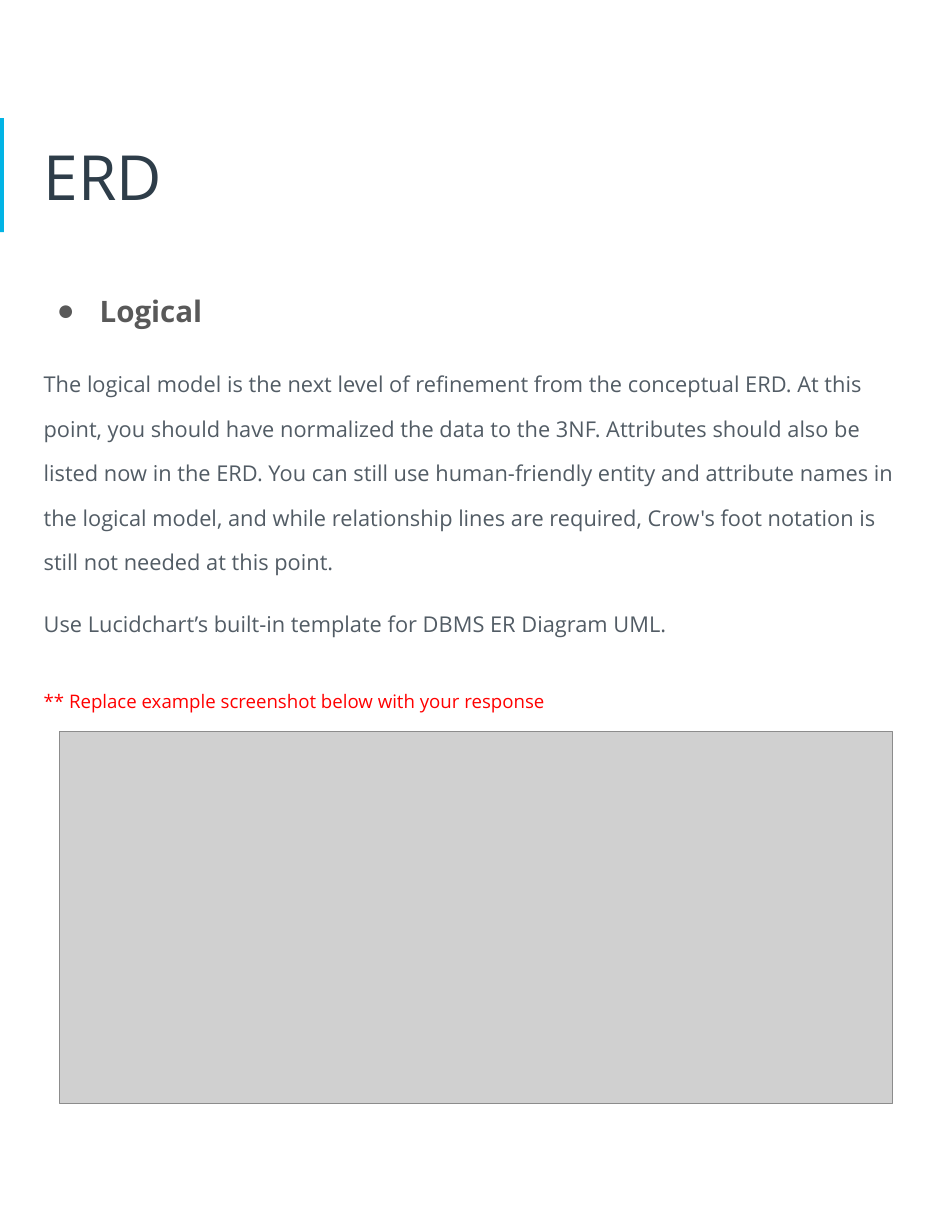
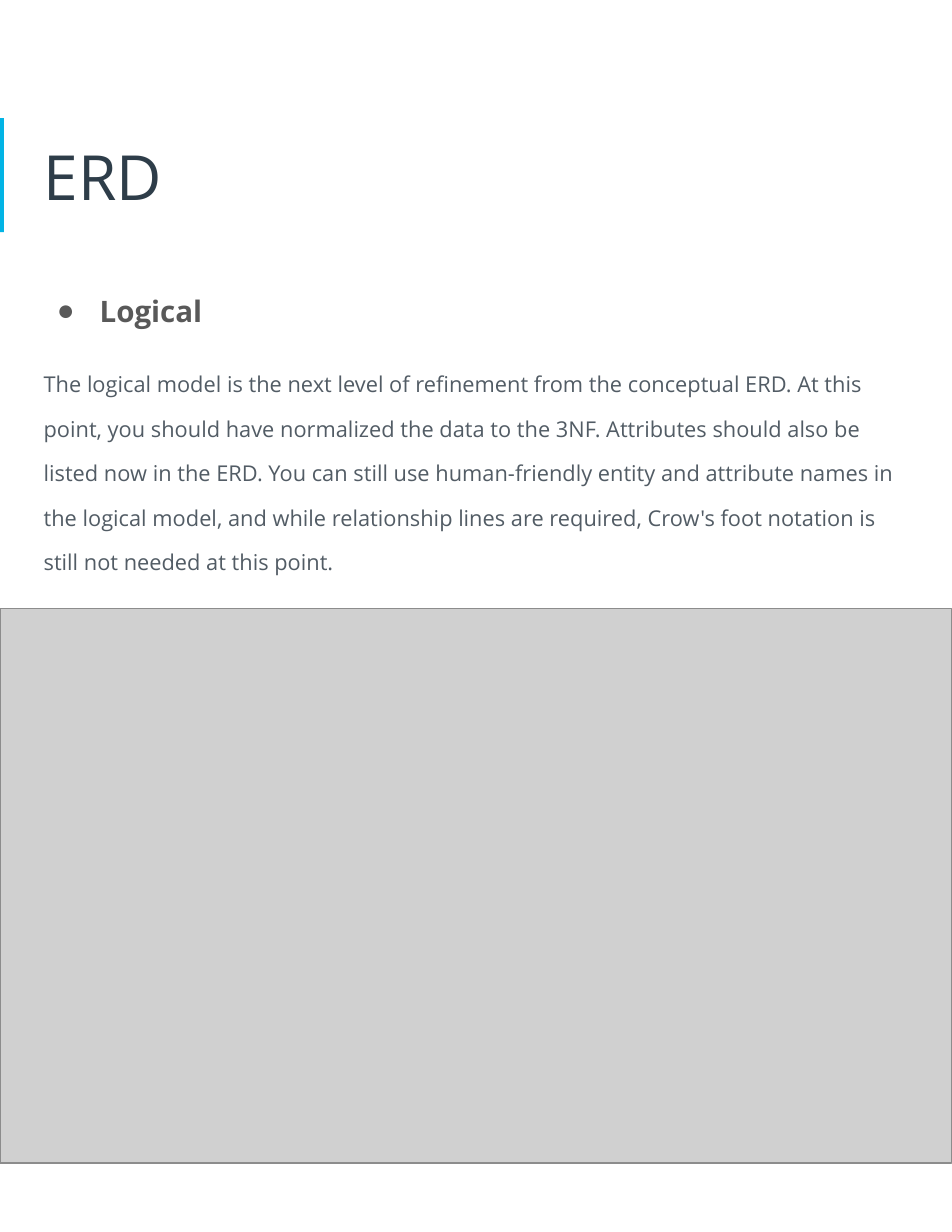
Before and after one commit to LeoArruda/UdacityHRDatabase, a slide deck: slide 12 of Docs/HR Database Proposal.pptx (slide 13 before the commit). Drawn at 952x1232 pixels with LibreOffice and Linux fonts; fonts in the diff are those of the drawing; grey boxes stand for pictures. Boxes give left, top, right and bottom in pixels: in the first picture for what was removed or moved away, otherwise in the second. Text is boxed around its words. In the diff, an @@ line names an element or a change of style, - is before the commit and + after.

```diff
--- a/Docs/HR Database Proposal.pptx
+++ b/Docs/HR Database Proposal.pptx
@@ picture: place and size @@
-picture at box(59, 731, 893, 1103)
+picture at box(0, 608, 952, 1163)
@@ text at box(44, 615, 666, 713): paragraphs removed @@
-Use Lucidchart’s built-in template for DBMS ER Diagram UML.
-** Replace example screenshot below with your response
```
Also in this commit, not shown: 15 other slides changed, 2 slides added, 1 slide removed, 5 other files.
